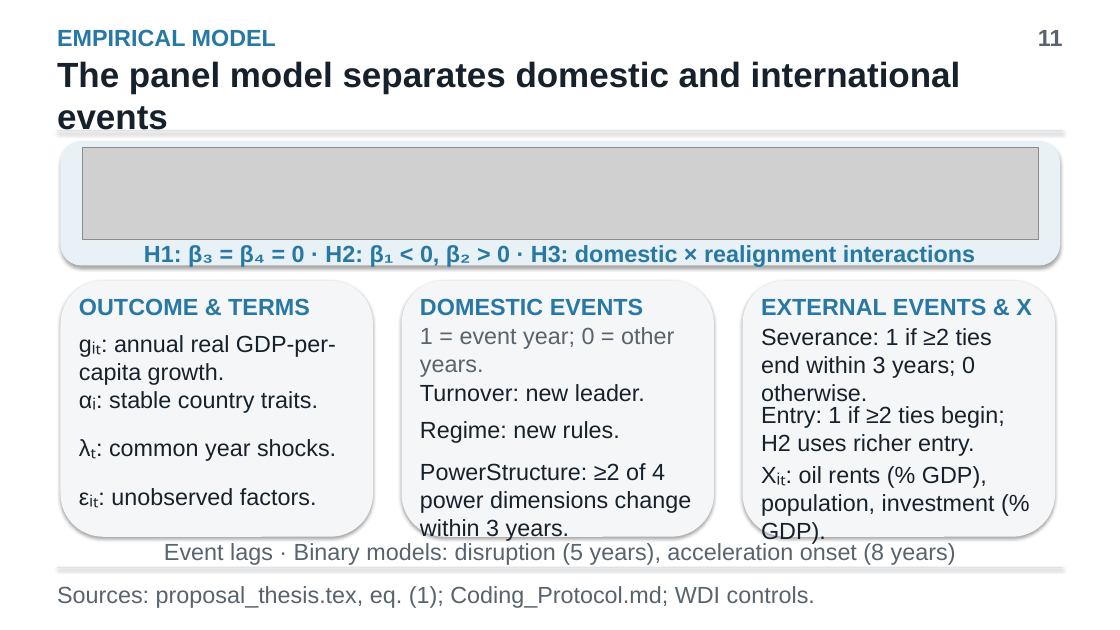
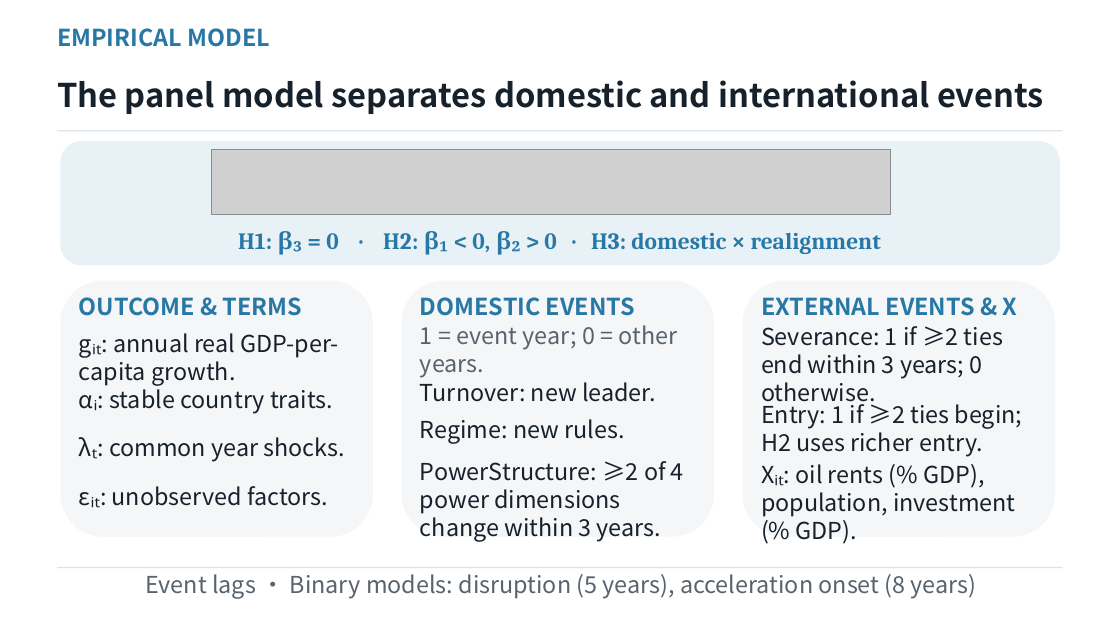
Before and after one commit to yuseicarlos2560/Economic-Development-through-Political-Materialism, a slide deck: slide 12 of presentations/thesis_introduction.pptx (slide 11 before the commit). Drawn at 1120x630 pixels with LibreOffice and Linux fonts; fonts in the diff are those of the drawing; grey boxes stand for pictures. Boxes give left, top, right and bottom in pixels: in the first picture for what was removed or moved away, otherwise in the second. Text is boxed around its words. In the diff, an @@ line names an element or a change of style, - is before the commit and + after.

```diff
--- a/presentations/thesis_introduction.pptx
+++ b/presentations/thesis_introduction.pptx
@@ text removed at [1038,30,1063,46] @@
-11
@@ text "The panel model separates domestic ...": place and size @@
-text "The panel model separates domestic ..." at [57,61,961,130]
+text "The panel model separates domestic ..." at [57,80,1044,114]
@@ text "The panel model separates domestic ..." at [57,80,1044,114]: size 30 to 28 pt, font Arial to Noto Sans CJK SC @@
@@ picture: place and size @@
-picture at [82,148,1038,239]
+picture at [212,150,891,214]
@@ text at [238,231,881,255]: text changed; font Arial to Cambria @@
-H1: β₃ = β₄ = 0 · H2: β₁ < 0, β₂ > 0 · H3: domestic × realignment interactions
+H1: β₃ = 0 · H2: β₁ < 0, β₂ > 0 · H3: domestic × realignment
@@ shadow off in 6 elements at [57,130,1063,131], [60,141,1060,266], [60,281,373,537], [402,281,714,537], [743,281,1055,537], [57,567,1063,568] @@
@@ text removed at [57,586,815,608] @@
-Sources: proposal_thesis.tex, eq. (1); Coding_Protocol.md; WDI controls.
@@ font Arial to Noto Sans CJK SC in 16 elements at [57,28,269,47], [79,297,302,316], [420,297,635,316], [761,297,1018,316], [420,377,656,402], [420,419,624,444], [109,384,333,414], [112,486,328,506], [420,325,677,378], [761,399,1022,457], [79,333,338,386], [420,461,684,542], [761,464,1016,544], [761,326,1003,379], [109,437,346,462], [145,574,977,599] @@
@@ text "Event lags · Binary models: ...": place and size @@
-text "Event lags · Binary models: ..." at [164,542,956,565]
+text "Event lags · Binary models: ..." at [145,574,977,599]
```
Also in this commit, not shown: 16 other slides changed, 2 slides added, 1 other file.
